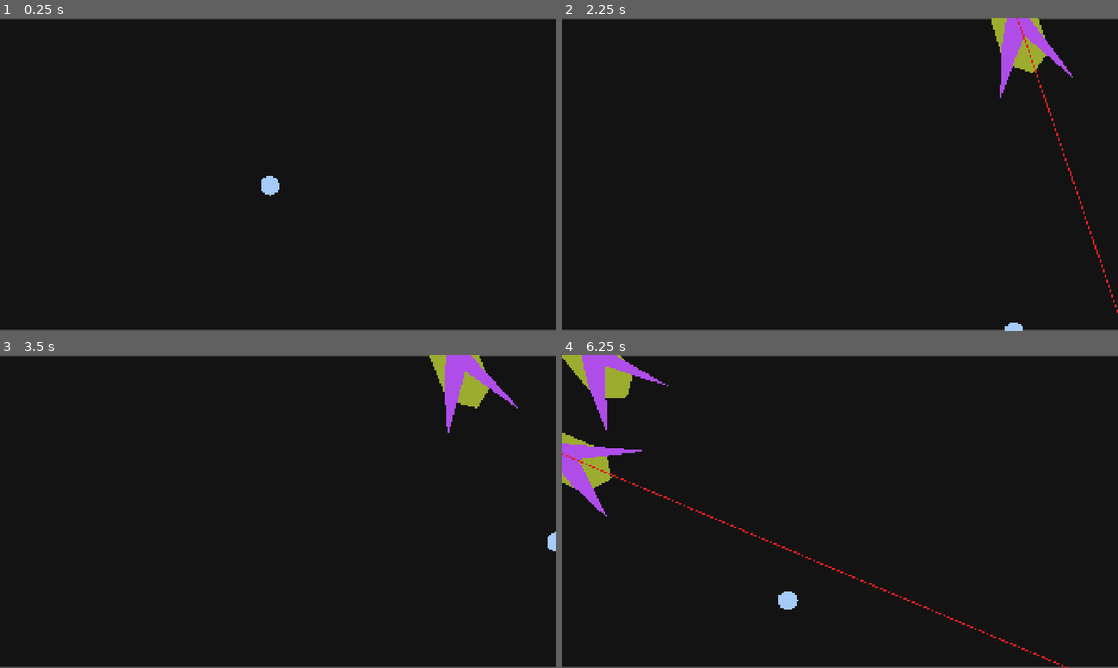
Above: before the commit, frames 1-4 (two rows, left to right).
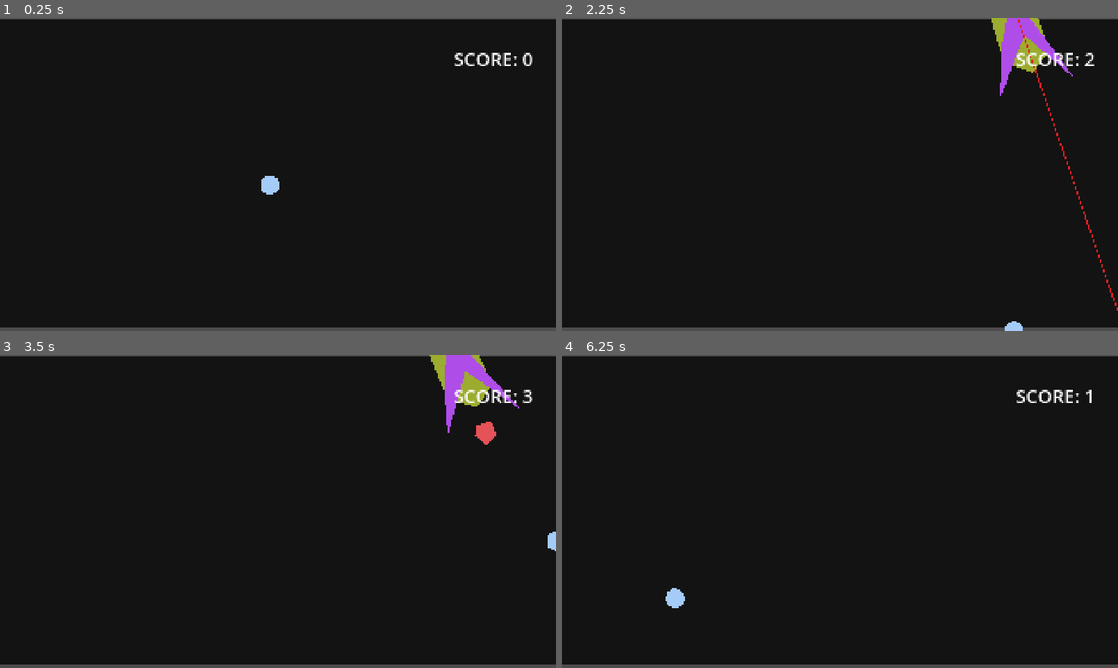
Above: after the commit, the same moments.

Repository: Freezingle/dont-die
Game: Godot game, scene res://scenes/main.tscn
Same seed, same stepped clock (60 frames per second), same inputs: the game is played once before the commit and once after it.
Inputs (mouse positions are in pixels of both pictures, inside the frame that each line leads up to):
- Up to frame 1 (0.25 s): no input
- Up to frame 2 (2.25 s): tap Enter at 0.5 s; move the mouse to (962, 158) at 0.52 s; press the mouse at (962, 158) at 0.53 s; hold D (move_right) 0.53-1.28 s; move the mouse to (728, 190) at 1.27 s; release the mouse at (728, 190) at 1.28 s; hold S (move_down) 1.28-2.03 s; click (728, 190) at 1.35 s; move the mouse to (895, 105) at 2.02 s; press the mouse at (895, 105) at 2.03 s; hold D (move_right) from 2.03 s (still down)
- Up to frame 3 (3.5 s): move the mouse to (250, 574) at 2.77 s; release D (move_right) at 2.78 s; release the mouse at (250, 574) at 2.78 s; hold W (move_up) from 2.78 s (still down); click (250, 574) at 2.85 s
- Up to frame 4 (6.25 s): move the mouse to (1006, 558) at 3.52 s; release W (move_up) at 3.53 s; press the mouse at (1006, 558) at 3.53 s; hold A (move_left) 3.53-4.25 s; release the mouse at (1006, 558) at 4.25 s; click (834, 545) at 4.25 s, where only the run after the commit has a clickable "RESTART"; move the mouse to (673, 464) at 5.02 s; hold A (move_left) 5.03-5.78 s; click (673, 464) at 5.1 s; move the mouse to (867, 511) at 5.77 s; press the mouse at (867, 511) at 5.78 s; hold S (move_down) from 5.78 s (still down)

The runs differ from the first frame. In frame 1, 1.0% of the frame differs, in the area x 0-100%, y 11-100%; in frame 2, 1.1%; in frame 3, 1.2%; in frame 4, 4.6%, in the area x 0-100%, y 0-100%.

Commit message:
add difficulty increment wrt time and a score and gameover ui

Diff:
--- a/scenes/cannon/cannon.tscn
+++ b/scenes/cannon/cannon.tscn
@@ -1,9 +1,11 @@
-[gd_scene load_steps=2 format=3 uid="uid://jefslqvmq0s5"]
+[gd_scene load_steps=3 format=3 uid="uid://jefslqvmq0s5"]
 
 [ext_resource type="Script" uid="uid://bl8mrg5ylc8a4" path="res://scripts/cannon.gd" id="1_4r05k"]
+[ext_resource type="PackedScene" uid="uid://d01ovxjs3e6ws" path="res://scenes/projectile/projectile.tscn" id="2_xgg2g"]
 
 [node name="Cannon" type="Node2D"]
 script = ExtResource("1_4r05k")
+projectile_scene = ExtResource("2_xgg2g")
 
 [node name="Base" type="Polygon2D" parent="."]
 position = Vector2(0, -60)
--- a/scenes/main.tscn
+++ b/scenes/main.tscn
@@ -1,10 +1,12 @@
-[gd_scene load_steps=4 format=3 uid="uid://dw5lw6tuawk1u"]
+[gd_scene load_steps=5 format=3 uid="uid://dw5lw6tuawk1u"]
 
+[ext_resource type="Script" uid="uid://dyuv2js5e6tc4" path="res://scripts/main.gd" id="1_jyhfs"]
 [ext_resource type="PackedScene" uid="uid://bmvxe18rvy0wh" path="res://scenes/player/player.tscn" id="1_o5qli"]
 [ext_resource type="PackedScene" uid="uid://jefslqvmq0s5" path="res://scenes/cannon/cannon.tscn" id="2_0wfyh"]
 [ext_resource type="Script" uid="uid://pxmjt7yeglnr" path="res://scripts/cannon_spawner.gd" id="3_sugp2"]
 
 [node name="Main" type="Node2D"]
+script = ExtResource("1_jyhfs")
 
 [node name="Background" type="ColorRect" parent="."]
 offset_top = 4.0
@@ -17,9 +19,6 @@
 [node name="Player" parent="World" instance=ExtResource("1_o5qli")]
 position = Vector2(932, 576)
 
-[node name="Camera2D" type="Camera2D" parent="World"]
-position = Vector2(960, 538)
-
 [node name="CannonSpawner" type="Node" parent="World"]
 script = ExtResource("3_sugp2")
 cannon_scene = ExtResource("2_0wfyh")
@@ -29,3 +28,47 @@
 autostart = true
 
 [node name="UI" type="CanvasLayer" parent="."]
+
+[node name="ScoreLabel" type="Label" parent="UI"]
+offset_left = 1567.0
+offset_top = 97.0
+offset_right = 1607.0
+offset_bottom = 185.0
+theme_override_font_sizes/font_size = 64
+text = "0"
+
+[node name="GameOverUI" type="Control" parent="UI"]
+visible = false
+layout_mode = 3
+anchors_preset = 0
+offset_left = 19.0
+offset_top = -27.0
+offset_right = 59.0
+offset_bottom = 13.0
+
+[node name="GameOverUI" type="Label" parent="UI/GameOverUI"]
+process_mode = 2
+layout_mode = 0
+offset_left = 737.0
+offset_top = 524.0
+offset_right = 1104.0
+offset_bottom = 612.0
+theme_override_font_sizes/font_size = 64
+text = "GAME OVER"
+
+[node name="RestartButton" type="Button" parent="UI/GameOverUI"]
+process_mode = 2
+layout_mode = 0
+offset_left = 778.0
+offset_top = 642.0
+offset_right = 1053.0
+offset_bottom = 738.0
+theme_override_font_sizes/font_size = 64
+text = "RESTART"
+
+[node name="ScoreTimer" type="Timer" parent="."]
+autostart = true
+
+[node name="DifficultyTimer" type="Timer" parent="."]
+wait_time = 10.0
+autostart = true
--- a/scenes/player/player.tscn
+++ b/scenes/player/player.tscn
@@ -6,6 +6,7 @@
 radius = 30.0
 
 [node name="Player" type="CharacterBody2D" groups=["player"]]
+collision_mask = 2
 script = ExtResource("1_8afob")
 
 [node name="CicleShape2D" type="CollisionShape2D" parent="."]
--- /dev/null
+++ b/scenes/projectile/projectile.tscn
@@ -0,0 +1,22 @@
+[gd_scene load_steps=3 format=3 uid="uid://d01ovxjs3e6ws"]
+
+[ext_resource type="Script" uid="uid://dw0wvg0h6lr5j" path="res://scripts/projectile.gd" id="1_t8015"]
+
+[sub_resource type="CircleShape2D" id="CircleShape2D_2dulq"]
+radius = 12.0
+
+[node name="Projectile" type="Area2D"]
+collision_layer = 2
+script = ExtResource("1_t8015")
+
+[node name="CollisionShape2D" type="CollisionShape2D" parent="."]
+scale = Vector2(3, 3)
+shape = SubResource("CircleShape2D_2dulq")
+
+[node name="Polygon2D" type="Polygon2D" parent="."]
+scale = Vector2(3, 3)
+color = Color(0.8984512, 0.32176933, 0.3426123, 1)
+polygon = PackedVector2Array(-10, -9, 6, -14, 13, 2, 1, 15, -12, 3)
+
+[node name="VisibleOnScreenNotifier2D" type="VisibleOnScreenNotifier2D" parent="."]
+scale = Vector2(3, 3)
--- a/scripts/cannon.gd
+++ b/scripts/cannon.gd
@@ -1,6 +1,8 @@
 extends Node2D
 
 @export var rotation_speed: = 6.0
+@export var projectile_scene : PackedScene
+
 var player: CharacterBody2D
 @onready var laser = $Laser
 @onready var shoot_timer = $ShootTimer
@@ -25,4 +27,8 @@
 
 func shoot ():
 	laser.visible =false
-	print ("BANG!")
+	var projectile = projectile_scene.instantiate()
+	projectile.global_position = global_position
+	#forward direction based on canon rotation
+	projectile.direction = Vector2.RIGHT.rotated(rotation)
+	get_parent().add_child(projectile)
--- a/scripts/cannon_spawner.gd
+++ b/scripts/cannon_spawner.gd
@@ -1,7 +1,7 @@
 extends Node
 
 @export var cannon_scene : PackedScene
-@onready var spawn_timer = $SpawnTimer
+@onready var spawn_timer :Timer = $SpawnTimer
 
 func _ready():
 	spawn_timer.timeout.connect(spawn_cannon)
--- /dev/null
+++ b/scripts/main.gd
@@ -0,0 +1,63 @@
+extends Node2D
+
+var score := 0
+var game_over := false
+
+@onready var score_label = $UI/ScoreLabel
+
+@onready var game_over_ui = $UI/GameOverUI
+@onready var restart_button = $UI/GameOverUI/RestartButton
+
+@onready var score_timer = $ScoreTimer
+@onready var difficulty_timer = $DifficultyTimer
+
+@onready var cannon_spawner = $World/CannonSpawner
+
+
+func _ready():
+	var player = get_tree().get_first_node_in_group("player")
+
+	if player:
+		player.died.connect(on_player_died)
+
+	restart_button.pressed.connect(restart_game)
+
+	score_timer.timeout.connect(increase_score)
+	difficulty_timer.timeout.connect(increase_difficulty)
+
+	update_score_ui()
+
+
+func increase_score():
+	if game_over:
+		return
+
+	score += 1
+	update_score_ui()
+
+
+func increase_difficulty():
+	if cannon_spawner.spawn_timer.wait_time > 0.5:
+		cannon_spawner.spawn_timer.wait_time -= 0.15
+
+
+func update_score_ui():
+	score_label.text = "SCORE: " + str(score)
+
+
+
+
+func on_player_died():
+	if game_over:
+		return
+
+	game_over = true
+
+	game_over_ui.visible = true
+
+	get_tree().paused = true
+
+
+func restart_game():
+	get_tree().paused = false
+	get_tree().reload_current_scene()
--- a/scripts/player.gd
+++ b/scripts/player.gd
@@ -1,6 +1,9 @@
 extends CharacterBody2D
 #TODO: MAKE MOVEMENT MORE SNAPPY AND QUICK
 #TODO: MAKE USER STOP MOVING WHEN IT TOUCHES BORDER
+
+signal died
+
 @export var max_speed :=700.0
 @export var acceleration := 6000.0
 @export var friction := 2000.0
@@ -8,6 +11,7 @@
 #for mobile devices
 var touch_target := Vector2.ZERO
 var using_touch := false
+var is_dead := false
 
 func _ready():
 	touch_target = global_position
@@ -49,3 +53,11 @@
 
 	global_position.x = clamp (global_position.x, 0, screen_size.x)
 	global_position.y = clamp(global_position.y, 0, screen_size.y)
+
+func _die():
+	if is_dead:
+		return
+	is_dead = true
+	died.emit()
+	print("Player died")
+	queue_free()
--- /dev/null
+++ b/scripts/projectile.gd
@@ -0,0 +1,17 @@
+extends Area2D
+
+@export var speed :=1200.0
+var direction := Vector2.RIGHT
+
+func _ready():
+	#Area2D emits the body_entered signal whenever a physics body enters its collision area.
+	body_entered.connect(_on_body_entered)
+	$VisibleOnScreenNotifier2D.screen_exited.connect(queue_free)
+func _physics_process(delta):
+	global_position+= direction * speed *delta
+
+func _on_body_entered(body):
+	if body.is_in_group("player"):
+		body._die()
+		#this free is deleting projectile
+		queue_free()
Not shown, added: scripts/main.gd.uid
Not shown, added: scripts/projectile.gd.uid
